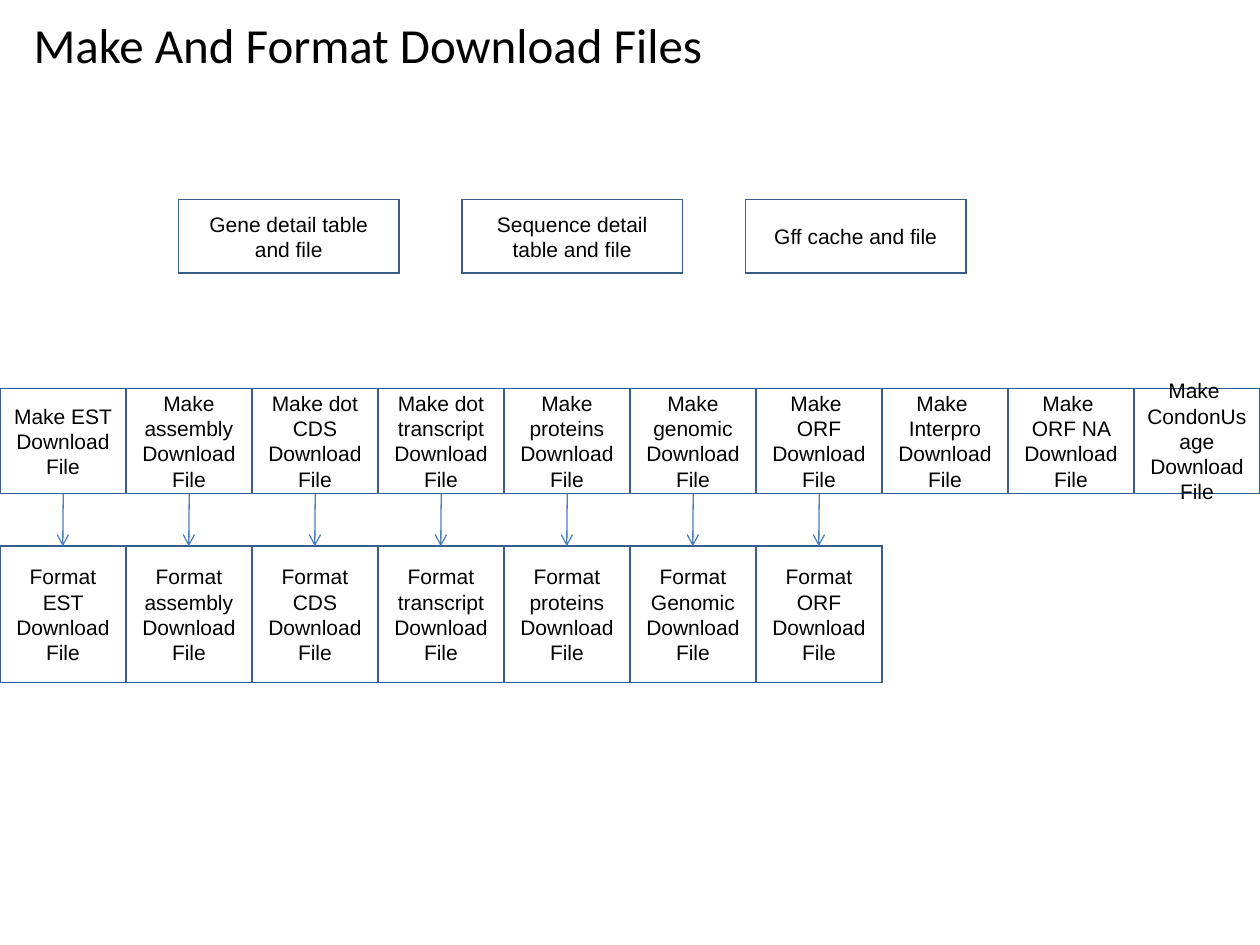
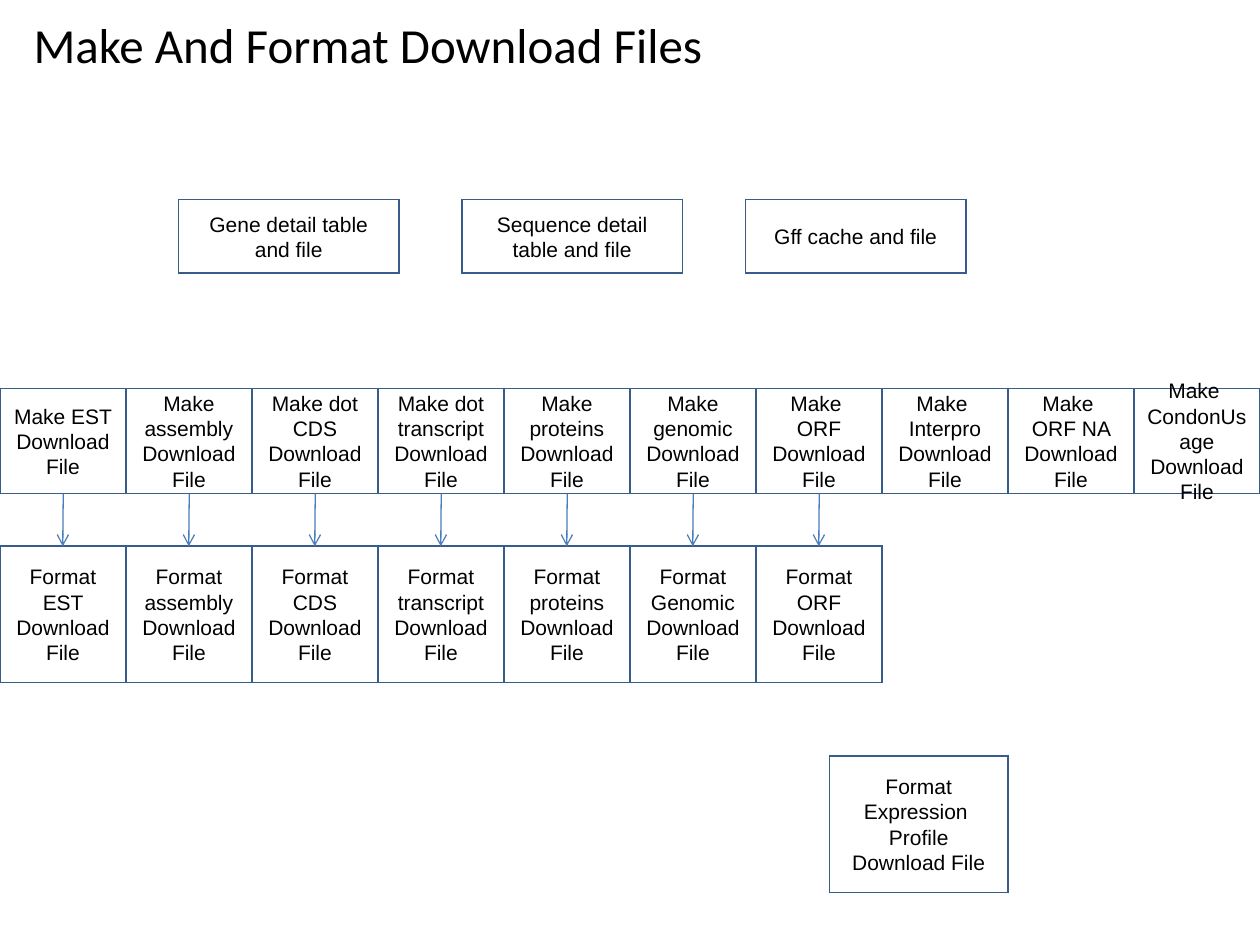
Before and after one commit to VEuPathDB/ApiCommonWorkflow, a slide deck: slide 70 of Main/doc/IntegratedWorkflow.ppt. Drawn at 1260x945 pixels with LibreOffice and Linux fonts; fonts in the diff are those of the drawing. Boxes give left, top, right and bottom in pixels: in the first picture for what was removed or moved away, otherwise in the second. Text is boxed around its words. In the diff, an @@ line names an element or a change of style, - is before the commit and + after.

Commit message:
add expr profiles to download graph

```diff
--- a/Main/doc/IntegratedWorkflow.ppt
+++ b/Main/doc/IntegratedWorkflow.ppt
@@ rectangle added at bbox=[829, 756, 1008, 892], fill #FFFFFF, outline #385D8A 0.99 pt, 12 pt, text #000000 @@
+Format Expression Profile Download File
```
Also in this commit, not shown: 2 other slides changed.
